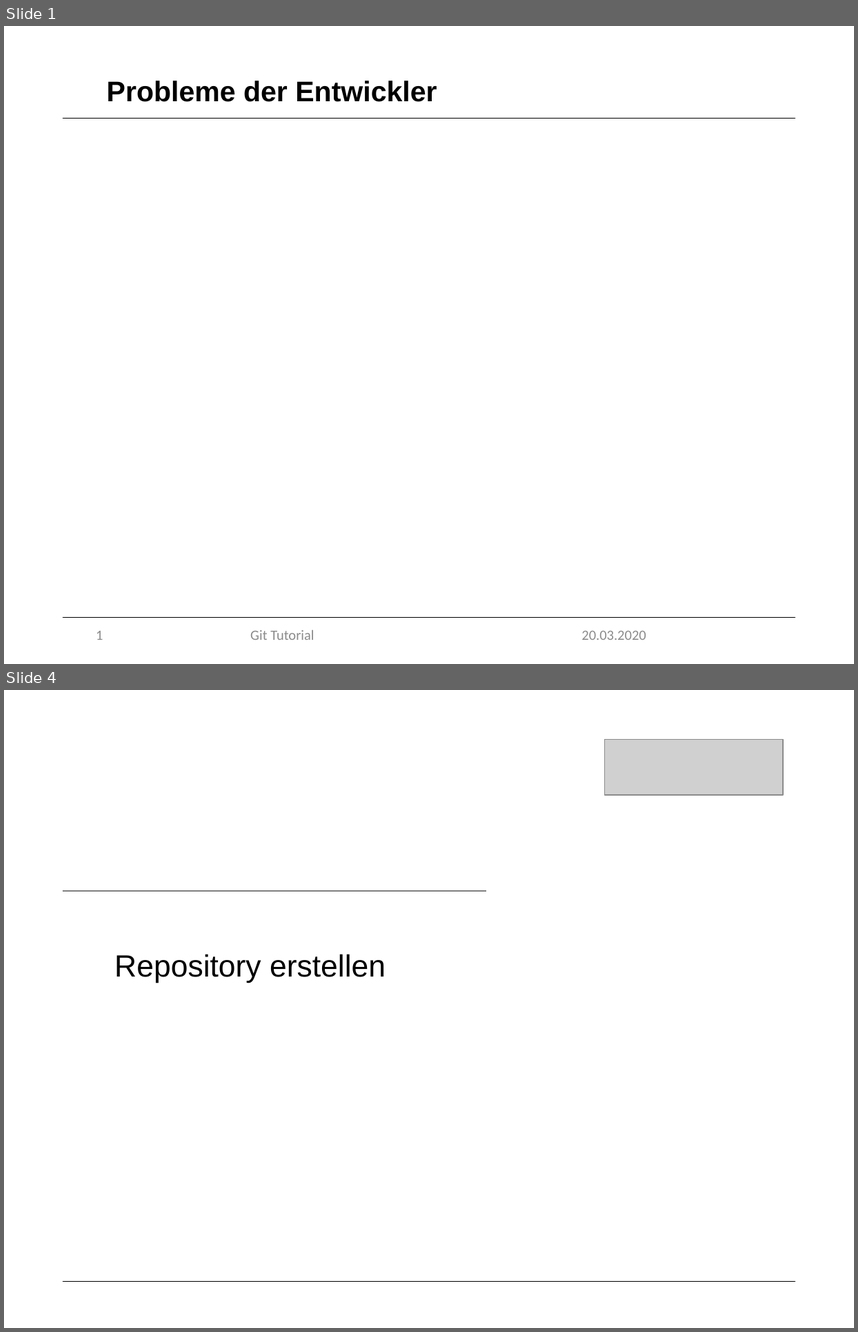
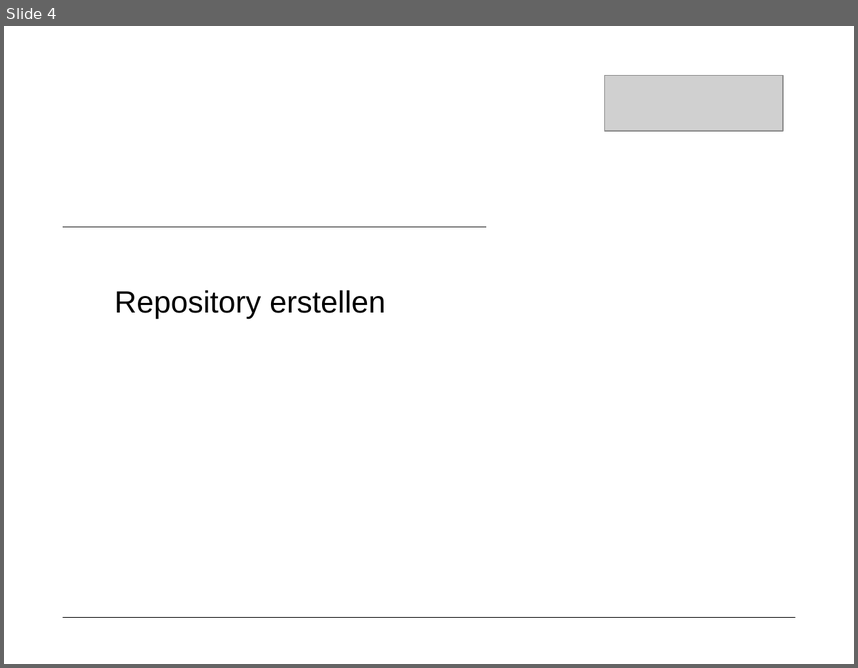
Before and after one commit to marcretzlaff/projektarbeit, a slide deck: Präsentation-90min/Präsentation-90min.pptx. Shown one above the other, each under a label of ours: slides 1 and 4 before the commit, slide 4 after it; the slides between them are not shown. The pictures are 858x1332 and 858x668 pixels, drawn with LibreOffice and Linux fonts; fonts in the diff are those of the drawing; grey boxes stand for pictures; background and template pictures are left out. Boxes give left, top, right and bottom in pixels: in the first picture for what was removed or moved away, otherwise in the second. Text is boxed around its words. In the diff, an @@ line names an element or a change of style, - is before the commit and + after.

```diff
--- a/Präsentation-90min/Präsentation-90min.pptx
+++ b/Präsentation-90min/Präsentation-90min.pptx
@@ slide 1 removed at bbox=[4, 26, 854, 664], background #FFFFFF @@
@@ title removed at bbox=[107, 81, 437, 102] @@
-Probleme der Entwickler
@@ line removed from (63, 118) to (795, 118) @@
@@ line removed from (63, 617) to (795, 617) @@
@@ page number removed at bbox=[96, 630, 103, 639] @@
-1
@@ text removed at bbox=[250, 630, 314, 639] @@
-Git Tutorial
@@ text removed at bbox=[582, 630, 646, 639] @@
-20.03.2020
```
Also in this commit, not shown: 28 slides changed, 4 slides added, 4 other slides removed, 1 other file.
